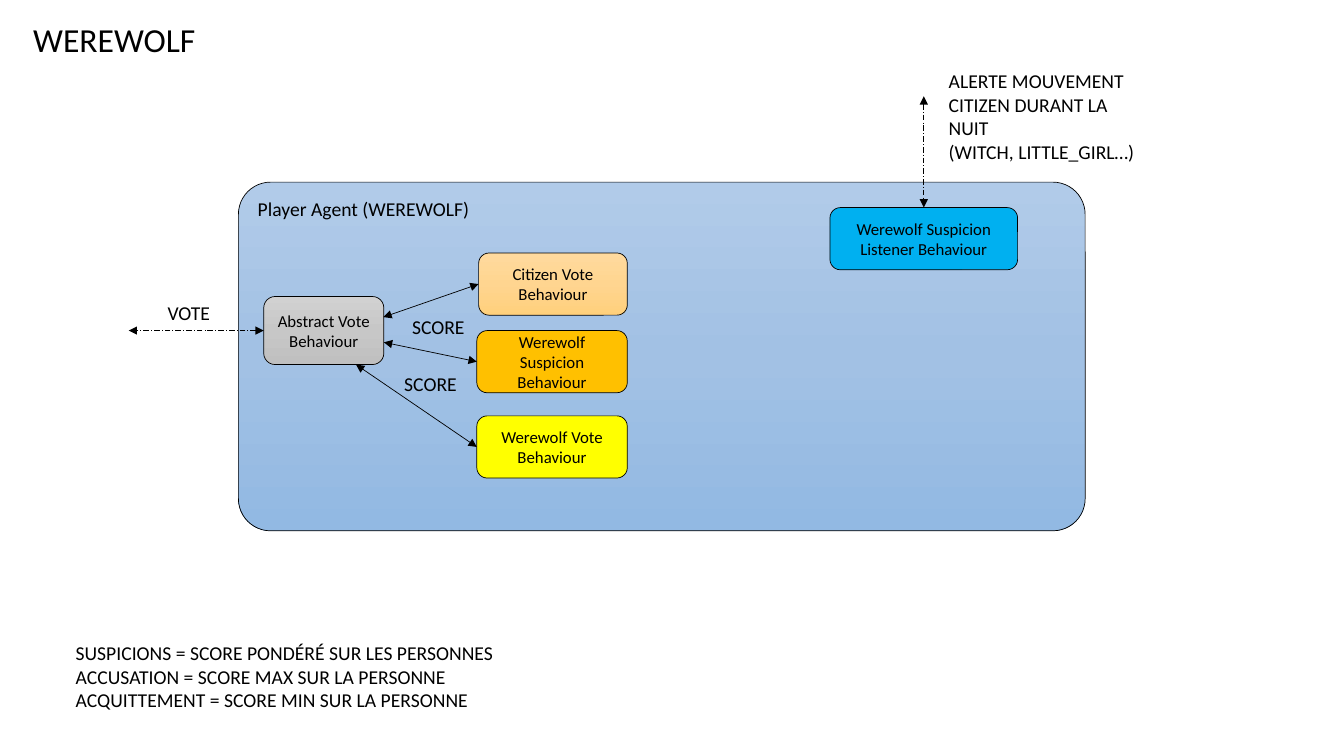
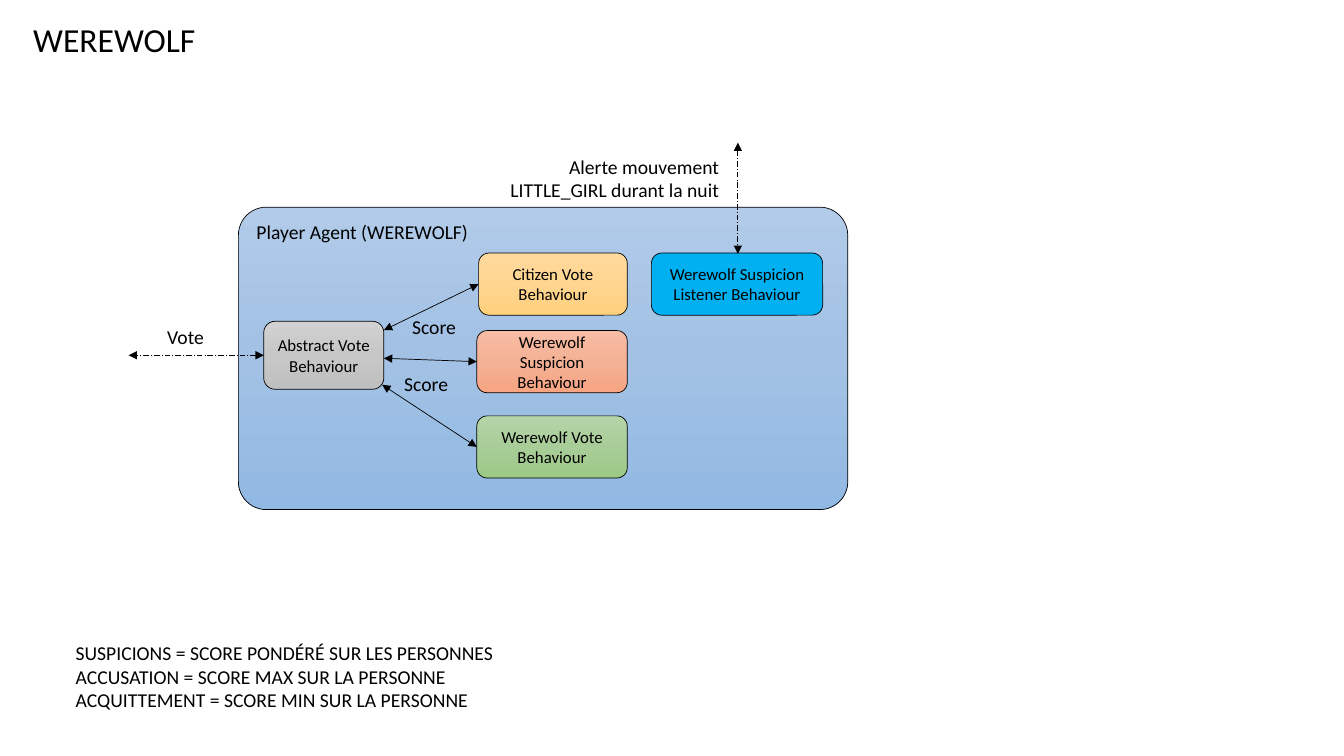
Before and after one commit to konamdav/Loup-Garou, a slide deck: slide 26 of README.pptx. Drawn at 1344x756 pixels with LibreOffice and Linux fonts; fonts in the diff are those of the drawing. Boxes give left, top, right and bottom in pixels: in the first picture for what was removed or moved away, otherwise in the second. Text is boxed around its words. In the diff, an @@ line names an element or a change of style, - is before the commit and + after.

Commit message:
maj doc

```diff
--- a/README.pptx
+++ b/README.pptx
@@ double arrow moved from (924, 96) - (924, 208) to (738, 142) - (738, 254) @@
@@ text at <box>510,160,719,200</box>: text changed @@
-ALERTE MOUVEMENT
-CITIZEN DURANT LA NUIT
-(WITCH, LITTLE_GIRL…)
+Alerte mouvement
+LITTLE_GIRL durant la nuit
@@ rounded rectangle "Player Agent (WEREWOLF)": place and size @@
-rounded rectangle "Player Agent (WEREWOLF)" at <box>239,182,1086,531</box>
+rounded rectangle "Player Agent (WEREWOLF)" at <box>239,208,849,510</box>
@@ rounded rectangle "Werewolf Suspicion Listener Behaviour": place and size @@
-rounded rectangle "Werewolf Suspicion Listener Behaviour" at <box>830,208,1017,270</box>
+rounded rectangle "Werewolf Suspicion Listener Behaviour" at <box>651,253,823,316</box>
@@ double arrow moved from (479, 284) - (383, 318) to (479, 284) - (384, 331) @@
@@ rounded rectangle "Abstract Vote Behaviour": place and size @@
-rounded rectangle "Abstract Vote Behaviour" at <box>264,296,384,364</box>
+rounded rectangle "Abstract Vote Behaviour" at <box>264,322,384,389</box>
@@ text at <box>412,321,456,334</box>: text changed @@
-SCORE
+Score
@@ double arrow moved from (264, 331) - (129, 331) to (264, 355) - (129, 355) @@
@@ text at <box>167,331,204,344</box>: text changed @@
-VOTE
+Vote
@@ double arrow moved from (477, 362) - (384, 343) to (477, 362) - (384, 358) @@
@@ rounded rectangle "Werewolf Suspicion Behaviour" at <box>477,331,627,393</box>: fill #FFC000 to gradient #F7BDA5 to #F5B196 to #F8A582 @@
@@ double arrow moved from (477, 447) - (356, 365) to (477, 447) - (382, 385) @@
@@ text at <box>404,378,448,391</box>: text changed @@
-SCORE
+Score
@@ rounded rectangle "Werewolf Vote Behaviour" at <box>477,416,627,479</box>: fill #FFFF00 to gradient #B5D5A7 to #AACE9A to #9CC987 @@
```
Also in this commit, not shown: 8 other slides changed, 3 slides added.
